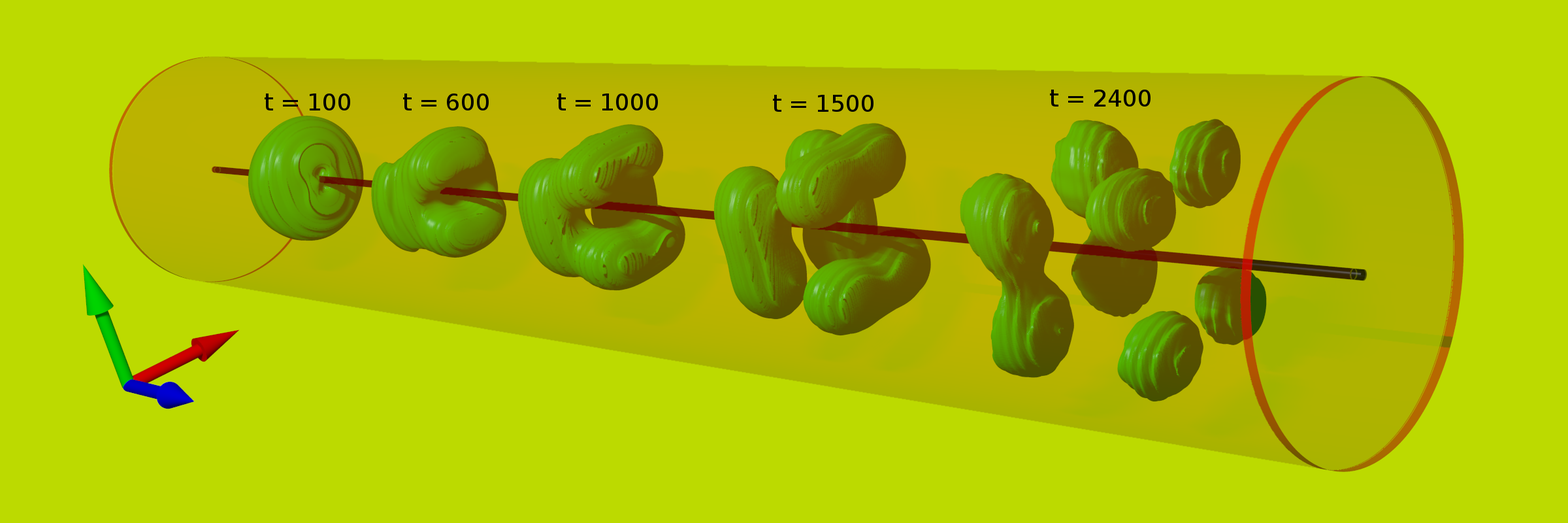
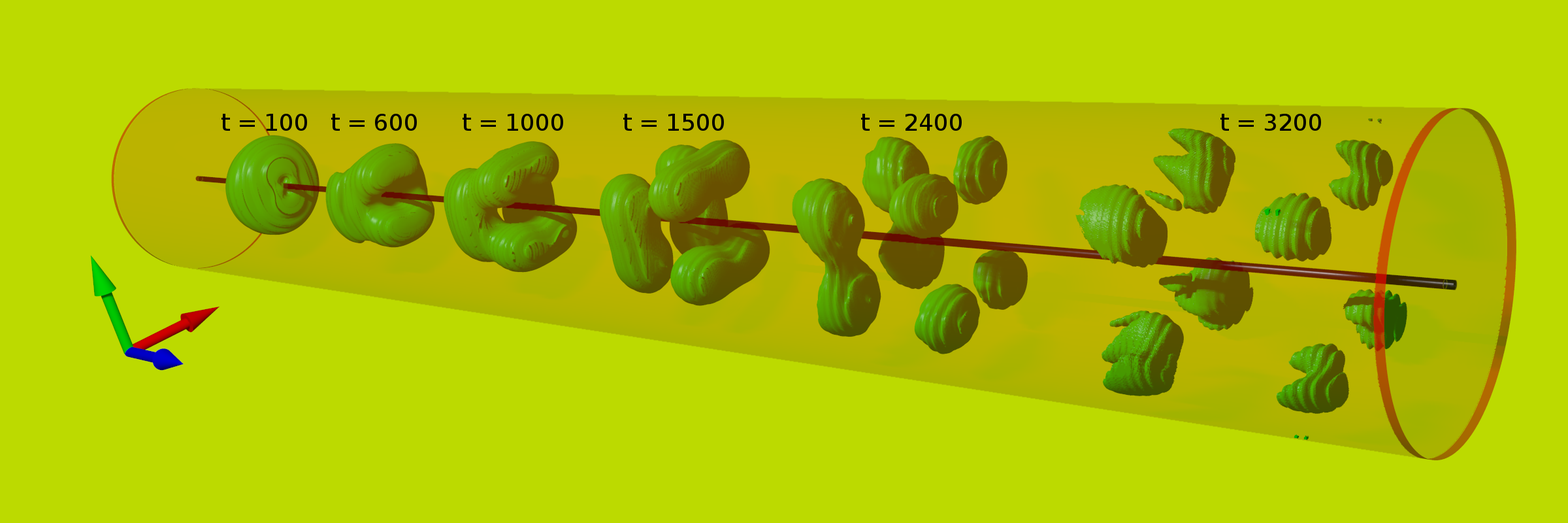
Layers edited between the first and the second 1568 x 523 image:
removed layer "t = 2400" over [1049, 89, 1151, 107]
removed layer "t = 1500" over [772, 94, 874, 112]
removed layer "t = 1000" over [557, 93, 658, 111]
renamed "t = 600" to "...", painted on it over [221, 93, 1322, 131]
removed layer "t = 100" over [264, 93, 351, 111]
painted on "intensity_gauss.png" over [82, 56, 1517, 472]
